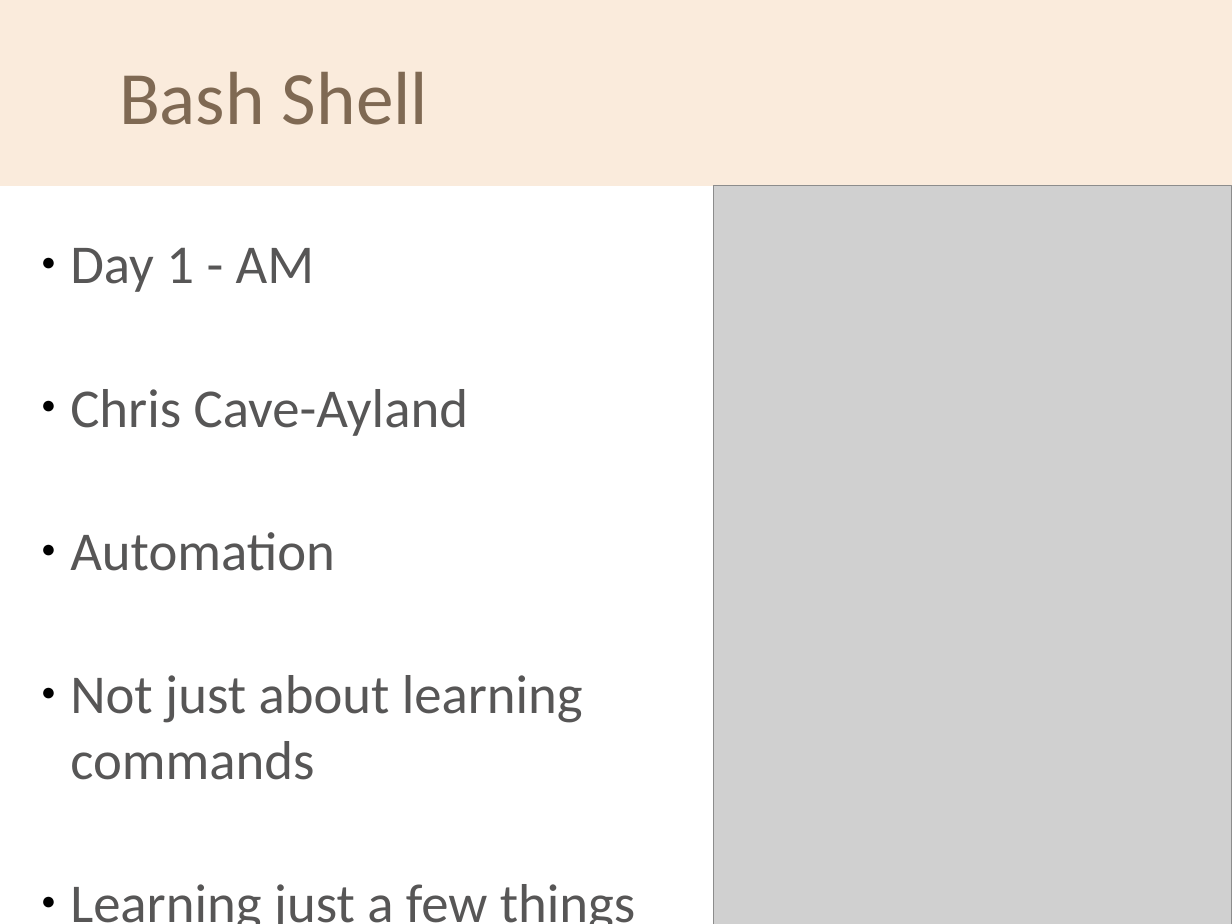
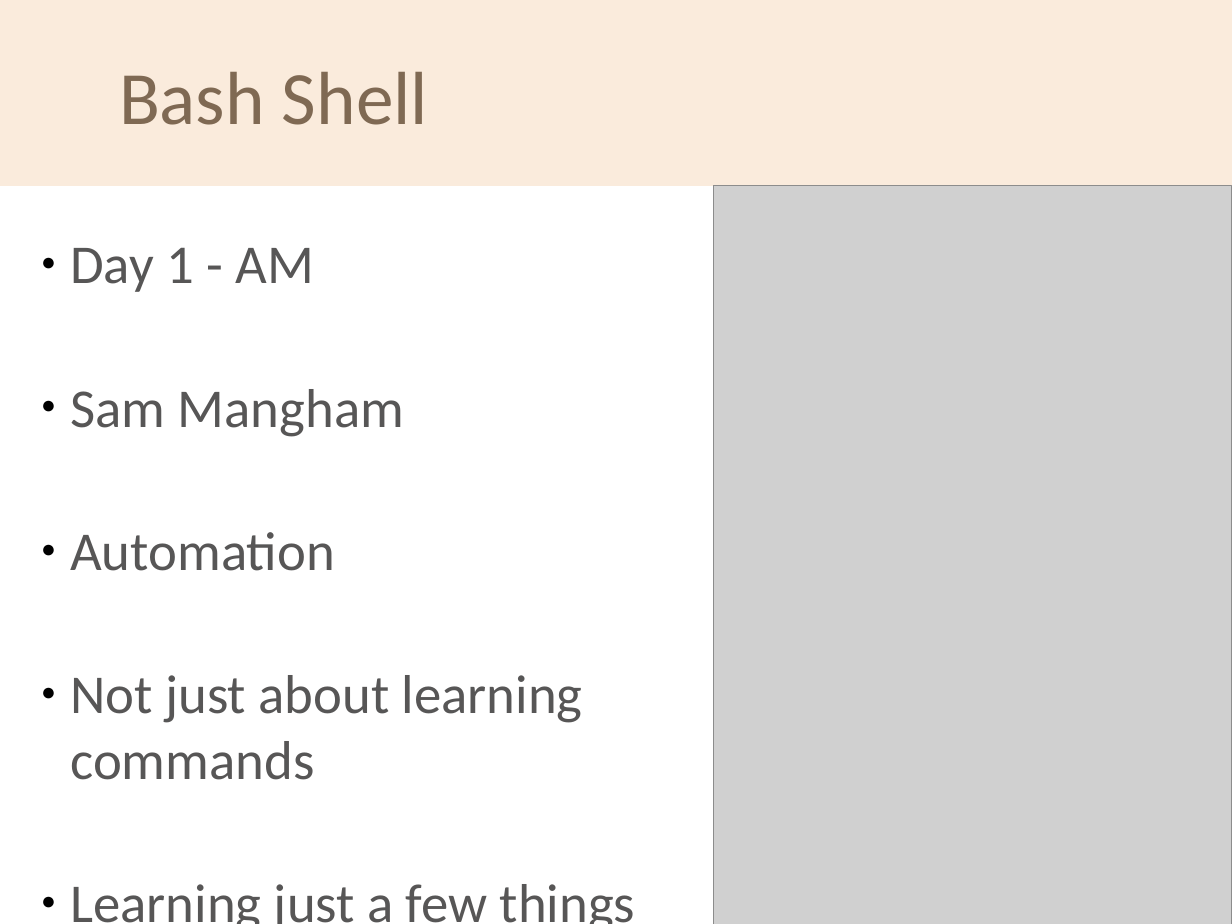
Before and after one commit to softwaresaved/2020-04-30-ramp-swc, a slide deck: slide 10 of welcome/swc-rsg-short-intro.odp. Drawn at 1232x924 pixels with LibreOffice and Linux fonts; fonts in the diff are those of the drawing; grey boxes stand for pictures; background and template pictures are left out. Boxes give left, top, right and bottom in pixels: in the first picture for what was removed or moved away, otherwise in the second. Text is boxed around its words. In the diff, an @@ line names an element or a change of style, - is before the commit and + after.

```diff
--- a/welcome/swc-rsg-short-intro.odp
+++ b/welcome/swc-rsg-short-intro.odp
@@ text at (70,389,404,437): text changed @@
-● Chris Cave-Ayland
+● Sam Mangham
```
Also in this commit, not shown: 5 other slides changed, 2 other files.
